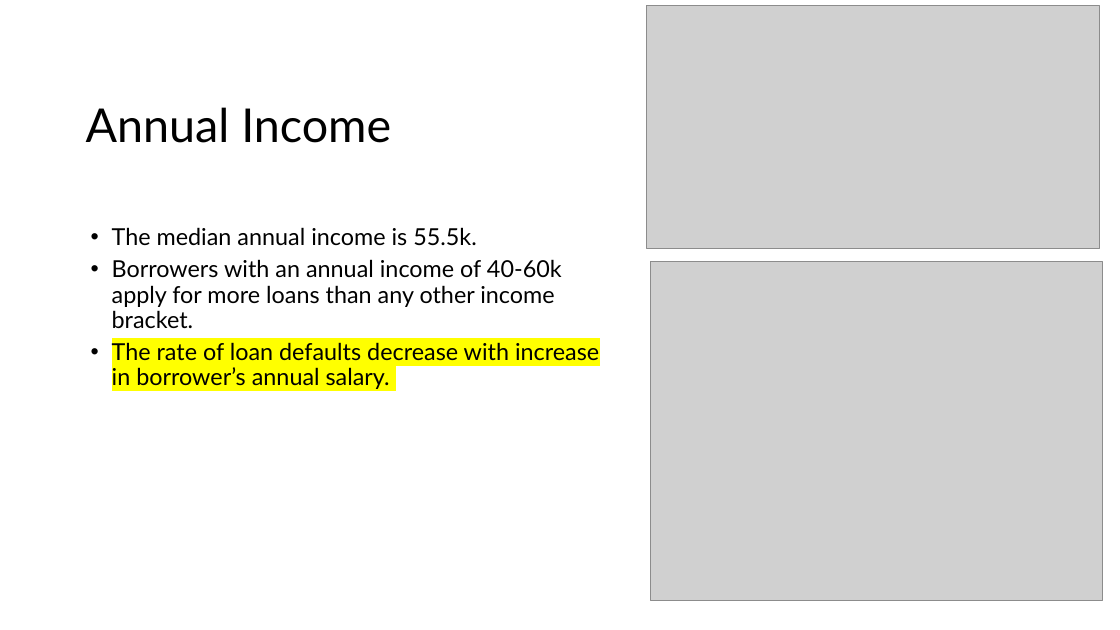
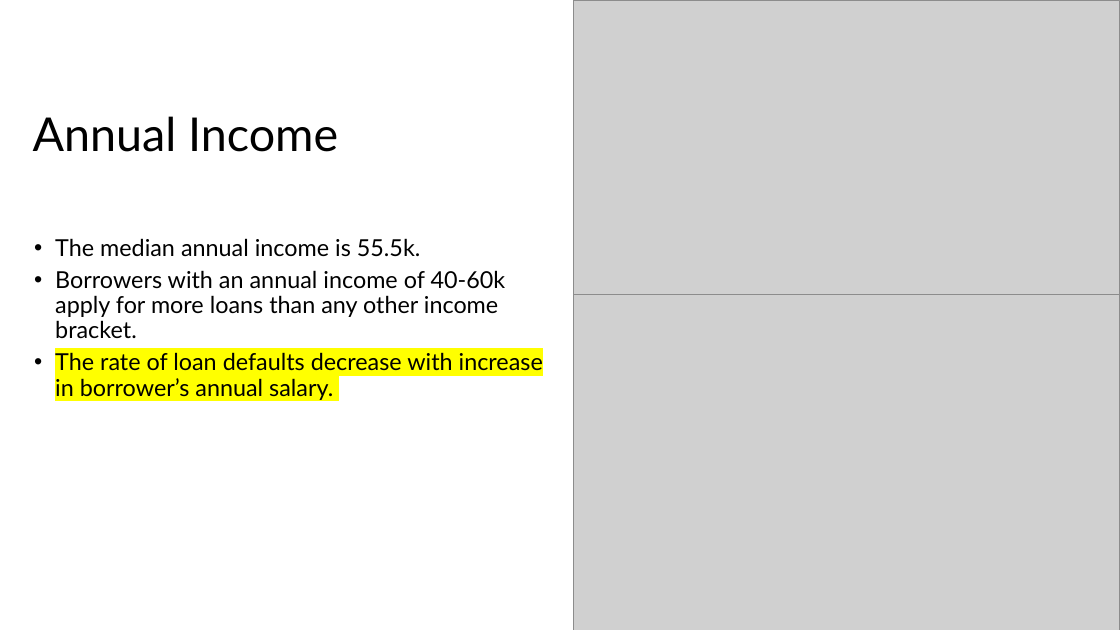
Before and after one commit to cyberpirate92/lending-club-case-study, a slide deck: slide 6 of Lending Club Case Study.pptx. Drawn at 1120x630 pixels with LibreOffice and Linux fonts; fonts in the diff are those of the drawing; grey boxes stand for pictures. Boxes give left, top, right and bottom in pixels: in the first picture for what was removed or moved away, otherwise in the second. Text is boxed around its words. In the diff, an @@ line names an element or a change of style, - is before the commit and + after.

```diff
--- a/Lending Club Case Study.pptx
+++ b/Lending Club Case Study.pptx
@@ picture: place and size @@
-picture at <box>647,6,1100,249</box>
+picture at <box>574,0,1120,295</box>
@@ title "Annual Income": place and size @@
-title "Annual Income" at <box>86,107,391,143</box>
+title "Annual Income" at <box>33,116,338,152</box>
@@ text "The median annual income is ...": place and size @@
-text "The median annual income is ..." at <box>112,227,599,389</box>
+text "The median annual income is ..." at <box>55,238,543,400</box>
@@ picture: place and size @@
-picture at <box>650,261,1102,601</box>
+picture at <box>574,295,1120,630</box>
```
Also in this commit, not shown: 5 other slides changed, 1 other file.
